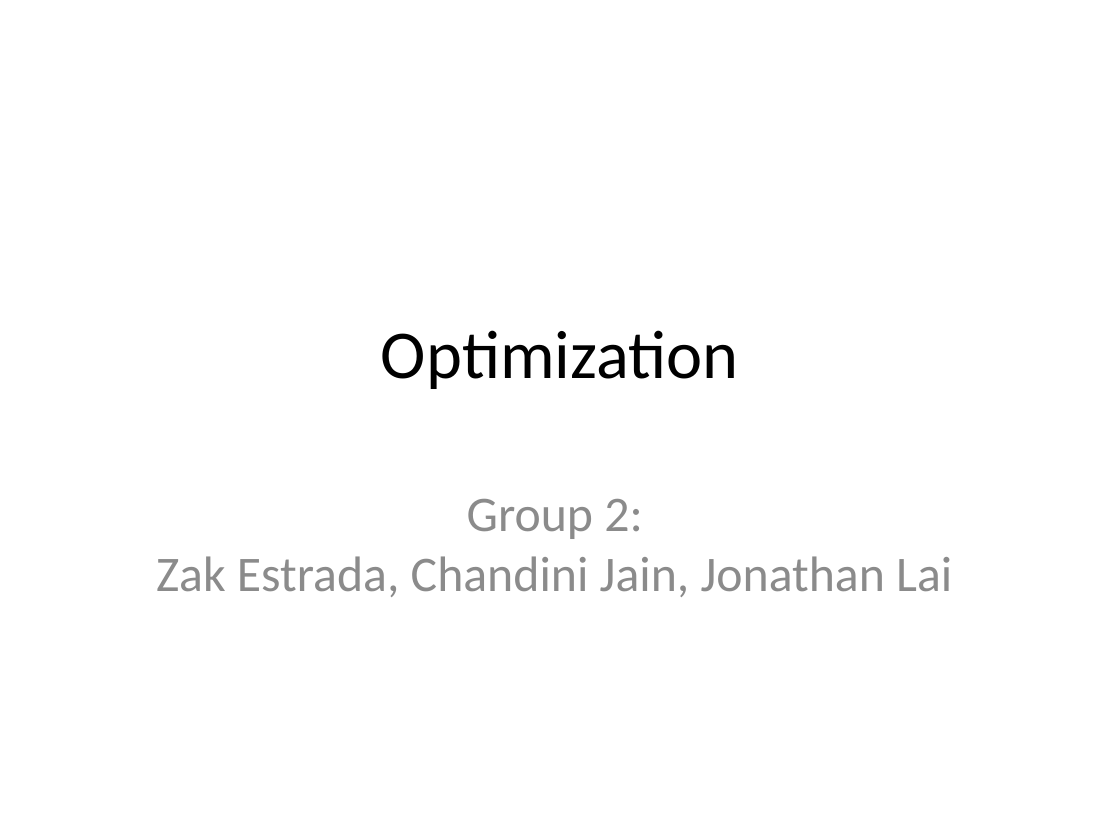
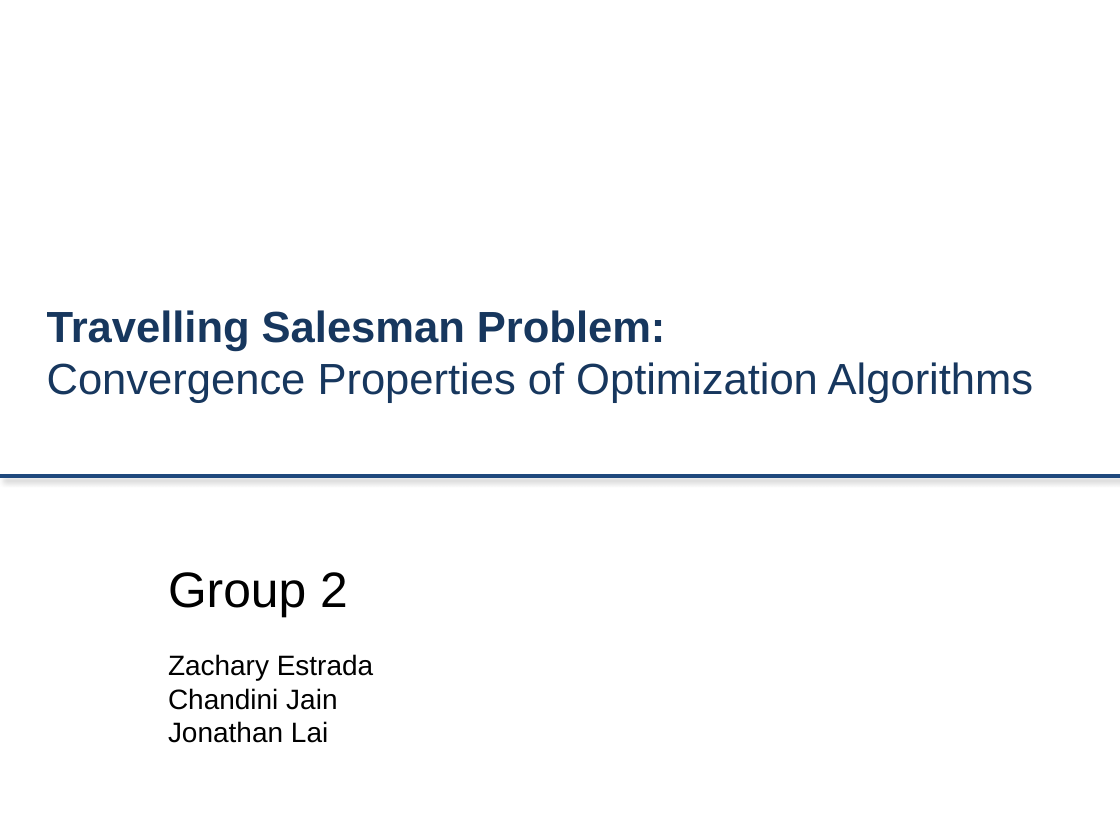
Before and after one commit to zestrada/atomicscalesimulationgroup2, a slide deck: slide 1 of Presentation/FinalPresentation.pptx. Drawn at 1120x840 pixels with LibreOffice and Linux fonts; fonts in the diff are those of the drawing. Boxes give left, top, right and bottom in pixels: in the first picture for what was removed or moved away, otherwise in the second. Text is boxed around its words. In the diff, an @@ line names an element or a change of style, - is before the commit and + after.

Commit message:
Presentation Draft 1

```diff
--- a/Presentation/FinalPresentation.pptx
+++ b/Presentation/FinalPresentation.pptx
@@ title at box(47, 310, 1034, 403): text changed; size 44 to 28 pt; font Calibri to Arial; text colour #000000 to #17375E @@
-Optimization
+Travelling Salesman Problem:
+Convergence Properties of Optimization Algorithms
@@ line added from (0, 476) to (1120, 476), #1F497D 2.25 pt @@
@@ subtitle "Group 2" at box(168, 572, 373, 743): vertical alignment top to middle @@
@@ subtitle at box(168, 572, 373, 743): text changed; size 32 to 18 pt; font Calibri to Arial; text colour #8B8B8B to #000000 @@
-Group 2:
-Zak Estrada, Chandini Jain, Jonathan Lai
+Group 2
+Zachary Estrada
+Chandini Jain
+Jonathan Lai
```
Also in this commit, not shown: 6 other slides changed, 4 slides added, 5 slides removed.
